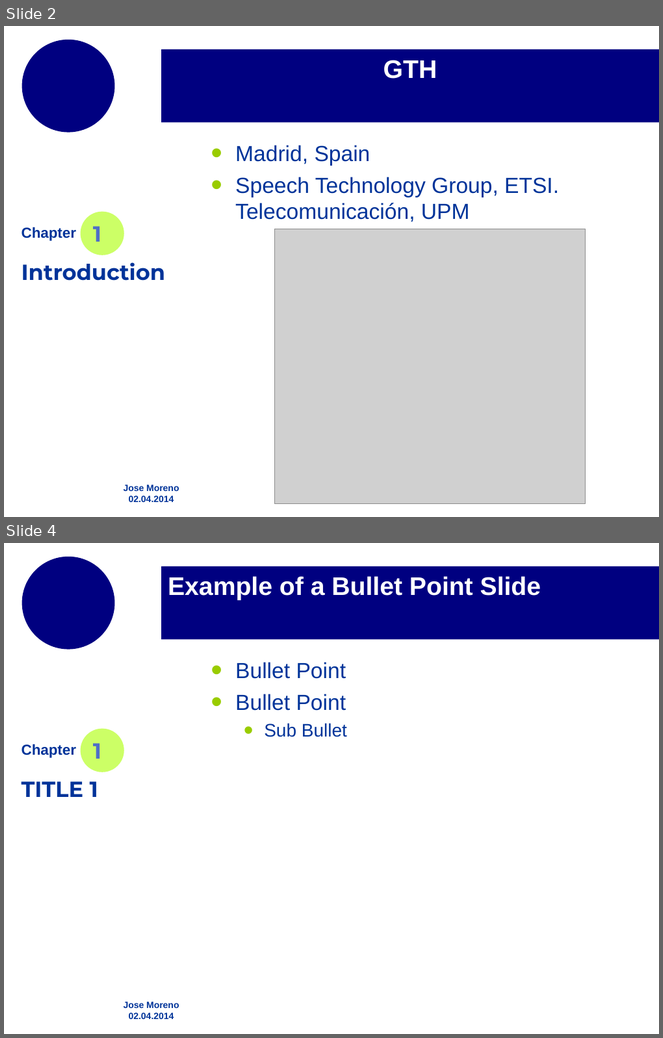
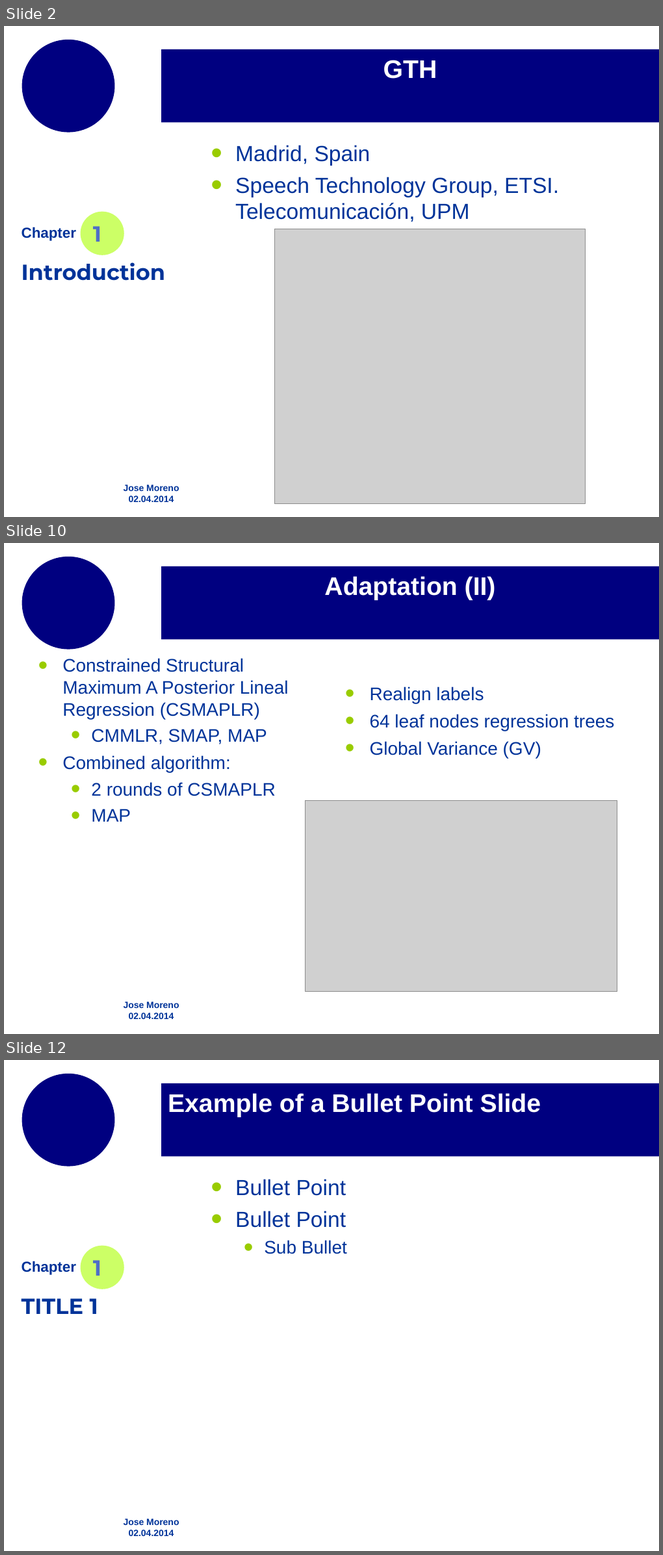
Before and after one commit to josemoreno/PFC_memoria, a slide deck: pres.odp. Shown one above the other, each under a label of ours: slides 2 and 4 before the commit, slides 2, 10 and 12 after it; the slides between them are not shown. The pictures are 663x1038 and 663x1555 pixels, drawn with LibreOffice and Linux fonts; fonts in the diff are those of the drawing; grey boxes stand for pictures; background and template pictures are left out. Boxes give left, top, right and bottom in pixels: in the first picture for what was removed or moved away, otherwise in the second. Text is boxed around its words. In the diff, an @@ line names an element or a change of style, - is before the commit and + after.

```diff
--- a/pres.odp
+++ b/pres.odp
@@ slide 10 added at (4,543,659,1034), background #FFFFFF; not listed: 2 template elements that a slide beside it also shows @@
@@ title added at (161,566,659,639), fill #000080, 28 pt, text #FFFFFF, bold @@
+Adaptation (II)
@@ text added at (62,658,289,822), 20 pt, text #003399 @@
+• Constrained Structural Maximum A Posterior Lineal Regression (CSMAPLR)
+  • CMMLR, SMAP, MAP
+• Combined algorithm:
+  • 2 rounds of CSMAPLR
+  • MAP
@@ text added at (370,687,614,758), 20 pt, text #003399 @@
+• Realign labels
+• 64 leaf nodes regression trees
+• Global Variance (GV)
@@ picture added at (306,800,617,991) @@
@@ what was slide 4 is now slide 12 @@
```
Also in this commit, not shown: 1 slide changed, 7 other slides added, 5 other files.
